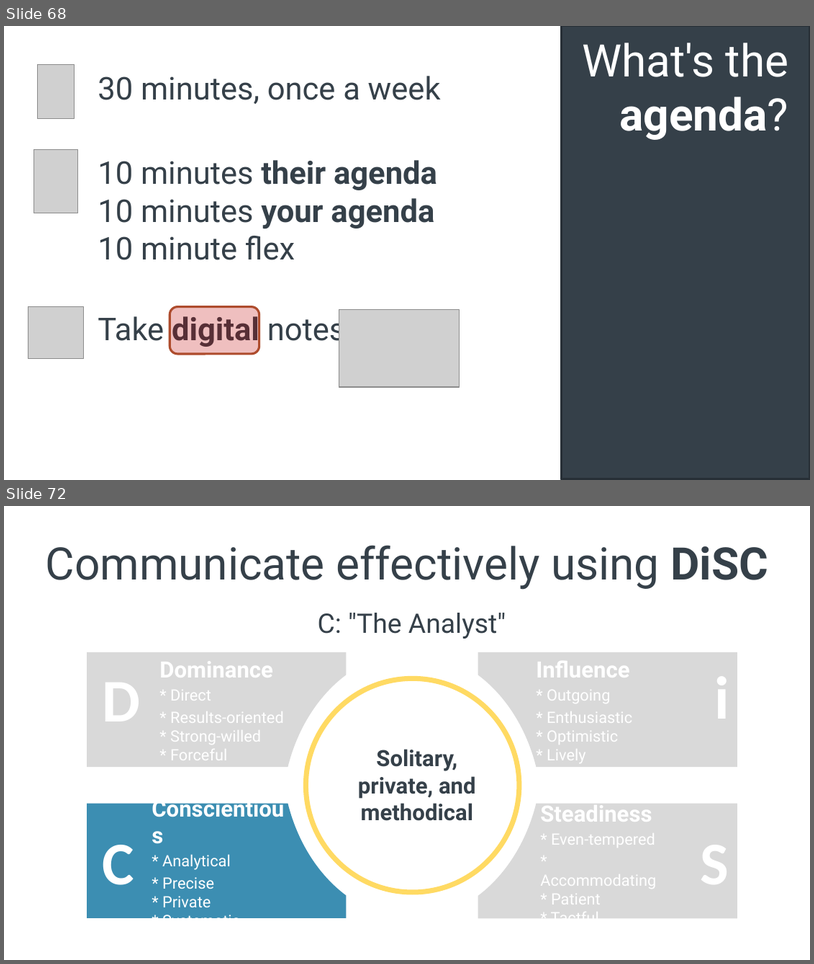
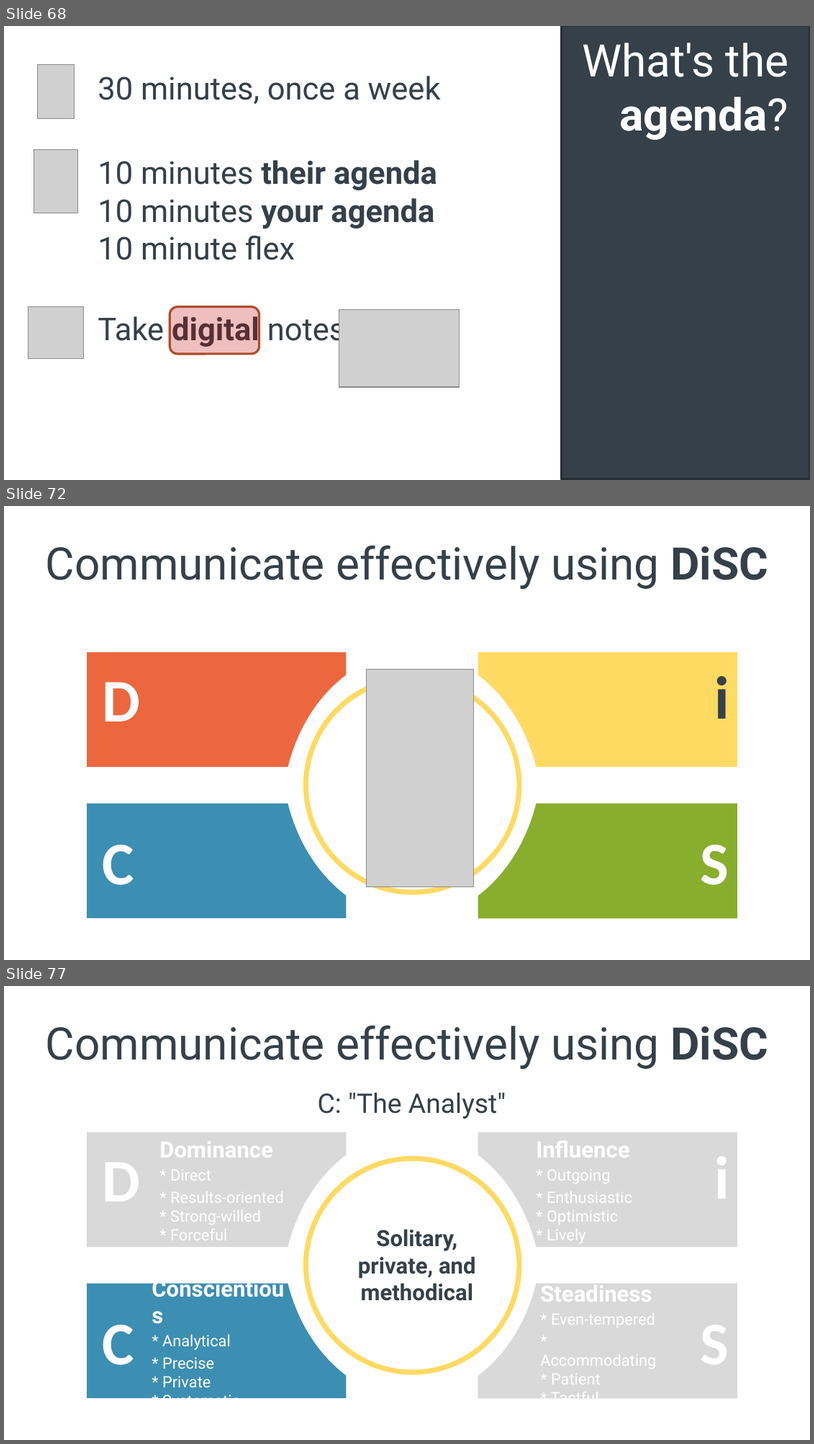
Before and after one commit to spetryjohnson/Talk---Hiring--Firing--and-Inspiring, a slide deck: Hiring, Firing, and Inspiring.pptx. Shown one above the other, each under a label of ours: slides 68 and 72 before the commit, slides 68, 72 and 77 after it; the slides between them are not shown. The pictures are 814x964 and 814x1444 pixels, drawn with LibreOffice and Linux fonts; fonts in the diff are those of the drawing; grey boxes stand for pictures. Boxes give left, top, right and bottom in pixels: in the first picture for what was removed or moved away, otherwise in the second. Text is boxed around its words. In the diff, an @@ line names an element or a change of style, - is before the commit and + after.

```diff
--- a/Hiring, Firing, and Inspiring.pptx
+++ b/Hiring, Firing, and Inspiring.pptx
@@ slide 72 added at (4, 506, 810, 960), background #FFFFFF @@
@@ title added at (46, 545, 769, 590), 40 pt, text #354049 @@
+Communicate effectively using DiSC
@@ freeform shape added at (87, 652, 347, 767), fill #EC673D @@
@@ freeform shape added at (478, 652, 738, 767), fill #FFDA63 @@
@@ picture added at (367, 669, 474, 887) @@
@@ text added at (715, 676, 730, 718), 54 pt, text #354049, bold @@
+i
@@ text added at (103, 682, 141, 721), 54 pt, text #FFFFFF, bold @@
+D
@@ freeform shape added at (306, 679, 520, 892), fill #FFFFFF, outline #FFDA63 4.5 pt @@
@@ freeform shape added at (87, 803, 347, 917), fill #3C8EB2 @@
@@ freeform shape added at (478, 803, 738, 918), fill #89AD2D @@
@@ text added at (103, 844, 134, 885), 54 pt, text #FFFFFF, bold @@
+C
@@ text added at (700, 844, 729, 885), 54 pt, text #FFFFFF, bold @@
+S
@@ what was slide 72 is now slide 77 @@
```
Also in this commit, not shown: 3 slides changed, 4 other slides added, 1 other file.
